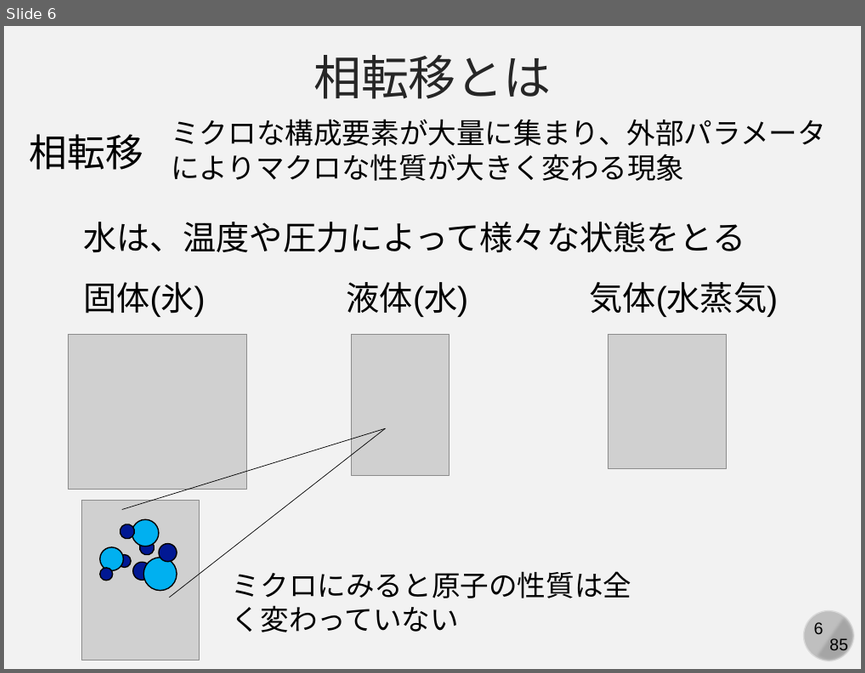
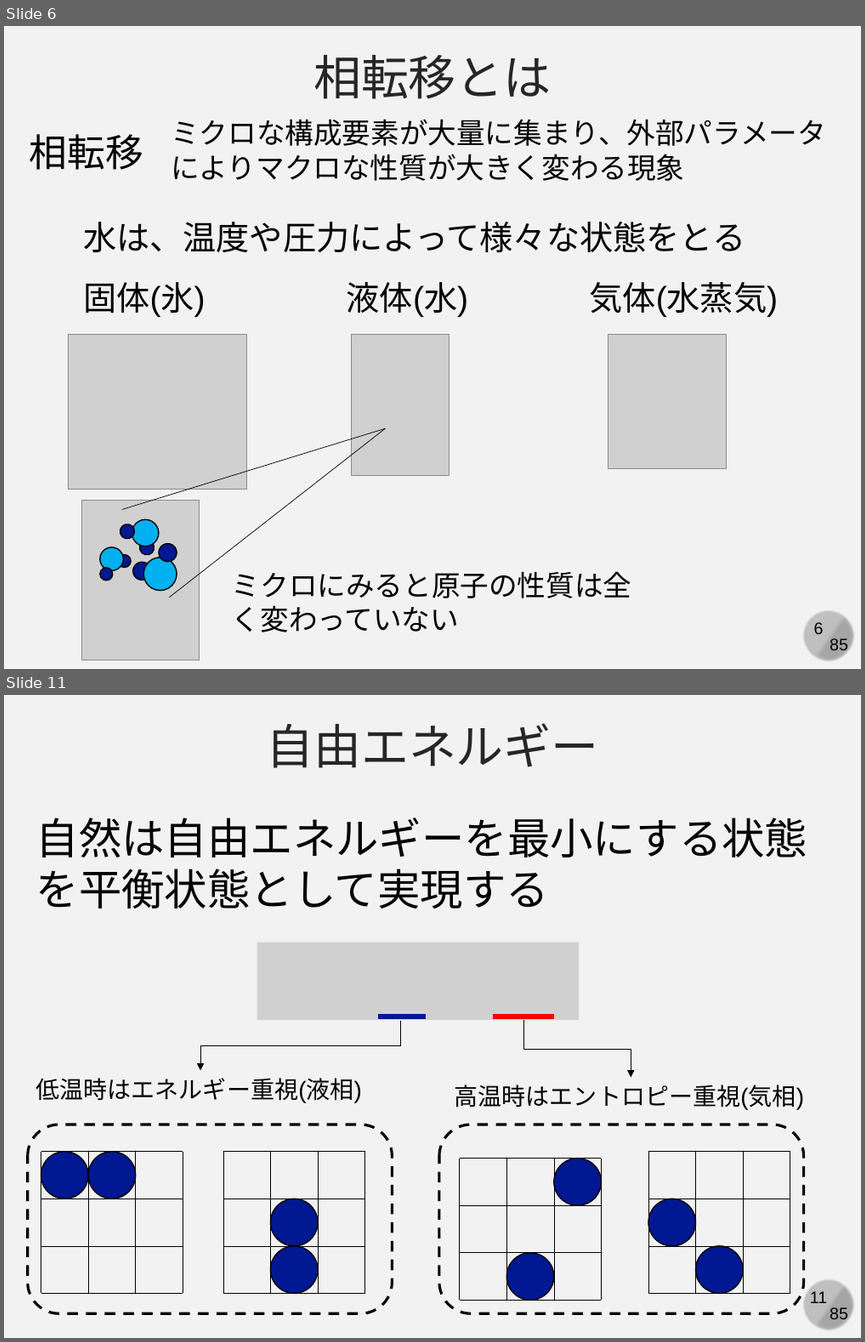
Before and after one commit to kaityo256/yamagata2022, a slide deck: 05_md_advanced/yamagata05.pptx. Shown one above the other, each under a label of ours: slide 6 before the commit, slides 6 and 11 after it; the slides between them are not shown. The pictures are 865x673 and 865x1342 pixels, drawn with LibreOffice and Linux fonts; fonts in the diff are those of the drawing; grey boxes stand for pictures. Boxes give left, top, right and bottom in pixels: in the first picture for what was removed or moved away, otherwise in the second. Text is boxed around its words. In the diff, an @@ line names an element or a change of style, - is before the commit and + after.

```diff
--- a/05_md_advanced/yamagata05.pptx
+++ b/05_md_advanced/yamagata05.pptx
@@ slide 11 added at (4, 695, 861, 1338), background #F2F2F2; not listed: 4 template elements that a slide beside it also shows @@
@@ text added at (266, 723, 599, 768), 40 pt, text #262626 @@
+自由エネルギー
@@ text added at (36, 817, 808, 908), 36 pt, text #000000 @@
+自然は自由エネルギーを最小にする状態を平衡状態として実現する
@@ picture added at (256, 941, 579, 1020) @@
@@ elbow arrow added from (401, 1021) to (200, 1071), #000000 0.5 pt @@
@@ line added from (378, 1016) to (426, 1016), #011893 4.5 pt @@
@@ line added from (494, 1016) to (554, 1016), #FF0000 4.5 pt @@
@@ elbow arrow added from (524, 1020) to (630, 1077), #000000 0.5 pt @@
@@ text added at (36, 1077, 362, 1103), 20 pt, text #000000 @@
+低温時はエネルギー重視(液相)
@@ text added at (454, 1084, 804, 1110), 20 pt, text #000000 @@
+高温時はエントロピー重視(気相)
@@ group added at (28, 1124, 392, 1313): 16 lines, 4 ellipses, 1 rounded rectangle @@
@@ group added at (439, 1124, 803, 1313): 16 lines, 4 ellipses, 1 rounded rectangle @@
```
Also in this commit, not shown: 1 slide changed, 3 other slides added.
